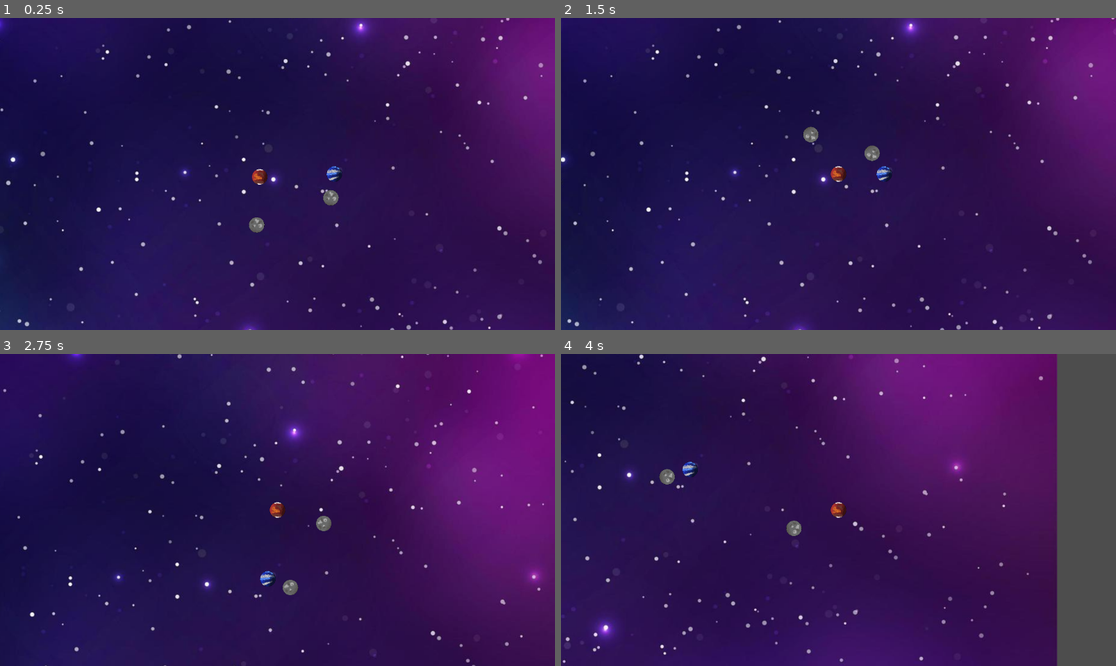
Above: before the commit, frames 1-4 (two rows, left to right).
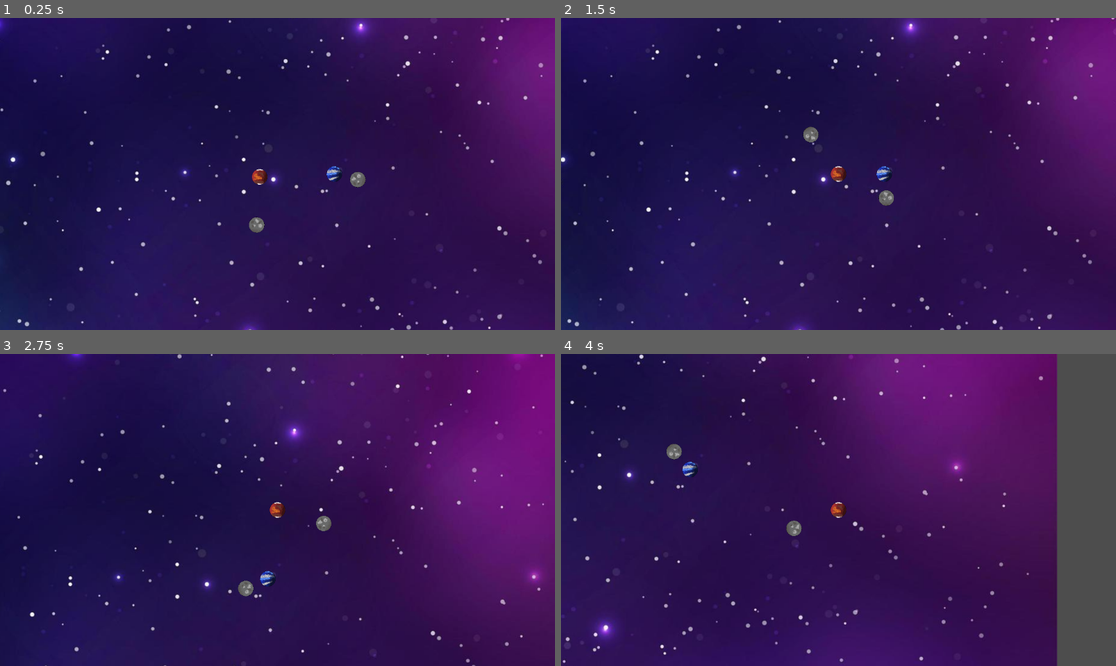
Above: after the commit, the same moments.

Repository: miguelkoro/Godot_Practica_1
Game: Godot game, scene res://main.tscn
Two runs of this game, one before a commit and one after it. Both use one fixed random seed, a clock stepped at 60 frames per second and the inputs below.
Inputs (mouse positions are in pixels of both pictures, inside the frame that each line leads up to):
- Up to frame 1 (0.25 s): no input
- Up to frame 2 (1.5 s): move the mouse to (960, 158) at 0.52 s; click (960, 158) at 0.67 s; move the mouse to (727, 189) at 1.27 s; click (727, 189) at 1.42 s
- Up to frame 3 (2.75 s): move the mouse to (333, 441) at 2.02 s; click (333, 441) at 2.17 s
- Up to frame 4 (4 s): move the mouse to (810, 572) at 2.77 s; click (810, 572) at 2.92 s; move the mouse to (1005, 556) at 3.52 s; click (1005, 556) at 3.67 s

The runs differ from the first frame. In frame 1, 0.2% of the frame differs, in the area x 44-66%, y 49-68%; in frame 2, 0.2%; in frame 3, 0.2%; in frame 4, 0.2%.

Commit message:
Modificado para que tenga dos angulos, uno para cada nodo

Diff:
--- a/main.gd
+++ b/main.gd
@@ -8,10 +8,11 @@
 @export_group("Propiedades")
 @export var dist_r: float = 50.0
 @export var dist_l: float = 100.0
-@export var speed_r: float = 2.0
-@export var speed_l:float = 5.0
+@export var speed_r: float = 1
+@export var speed_l:float = 7.0
 
-var angle: float = 0
+var angle_l: float = 0
+var angle_r: float = 0
 const SCALE: float = 0.25
 
 func _input(event: InputEvent) -> void:
@@ -26,25 +27,38 @@
 	return get_viewport().get_canvas_transform().affine_inverse() * event_pos
 
 func _process(delta: float) -> void:
-	rotator_left.transform = transform_node(Transform2D(), delta, dist_l, speed_l, left)
-	rotator_right.transform = transform_node(Transform2D(), delta, dist_r, speed_r, right)
+	rotator_left.transform = transform_node(delta, dist_l, speed_l, left, "left")
+	rotator_right.transform = transform_node(delta, dist_r, speed_r, right, "right")
 	detect_colision()
 
-func transform_node(t,delta, dist, speed, node):
-	#Traslation
-	var offset = Vector2(cos(angle), sin(angle)) * dist
-	t.origin = node.position + offset
-	#Rotation
-	angle += speed * delta
-	t.x.x = cos(angle)
-	t.y.y = cos(angle)
-	t.x.y = sin(angle)
-	t.y.x = -sin(angle)
+func transform_node(delta, dist, speed, node, type) -> Transform2D:
+	var t = Transform2D()
+	if(type=="left"): #Debo separarlo porque el angle es una variable global
+		#Traslation
+		var distance = Vector2(cos(angle_l), sin(angle_l)) * dist
+		t.origin = node.position + distance
+		#Rotation
+		angle_l += speed * delta
+		t.x.x = cos(angle_l)
+		t.y.y = cos(angle_l)
+		t.x.y = sin(angle_l)
+		t.y.x = -sin(angle_l)
+	elif(type=="right"):
+		#Traslation
+		var distance = Vector2(cos(angle_r), sin(angle_r)) * dist
+		t.origin = node.position + distance
+		#Rotation
+		angle_r += speed * delta
+		t.x.x = cos(angle_r)
+		t.y.y = cos(angle_r)
+		t.x.y = sin(angle_r)
+		t.y.x = -sin(angle_r)
 	#scale
 	t.x*= SCALE
 	t.y*= SCALE
 	return t
 
+
 func detect_colision():
 	if rotator_left.position.distance_to(rotator_right.position) < 32:
 		print("🌍💥🌍 COLISIÓN!")
